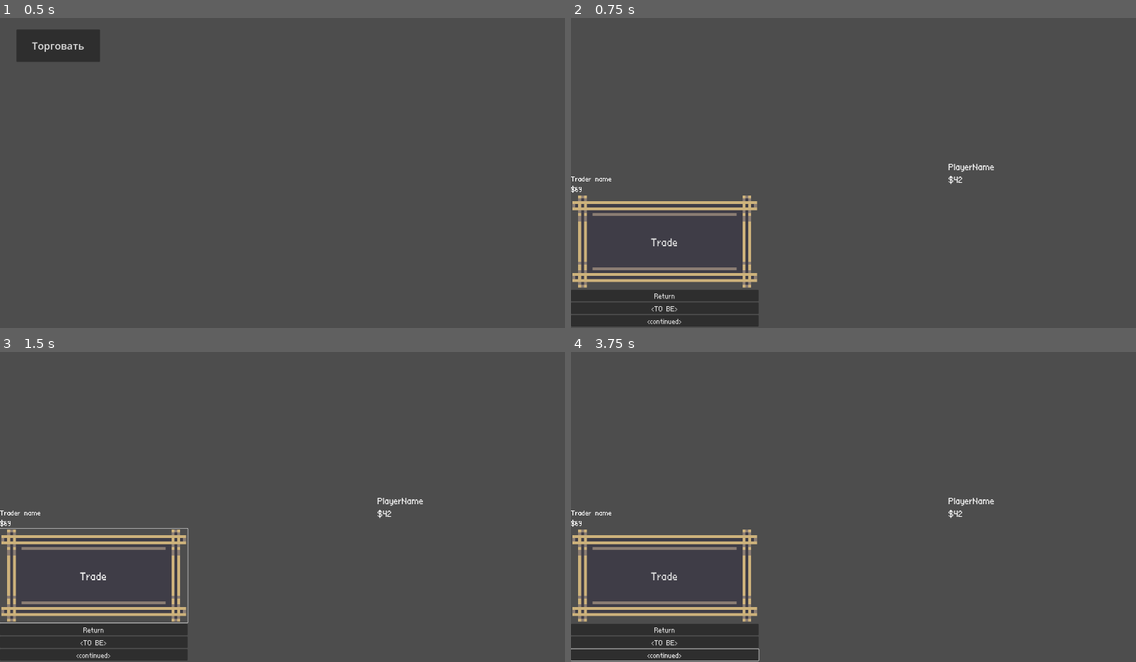
Above: before the commit, frames 1-4 (two rows, left to right).
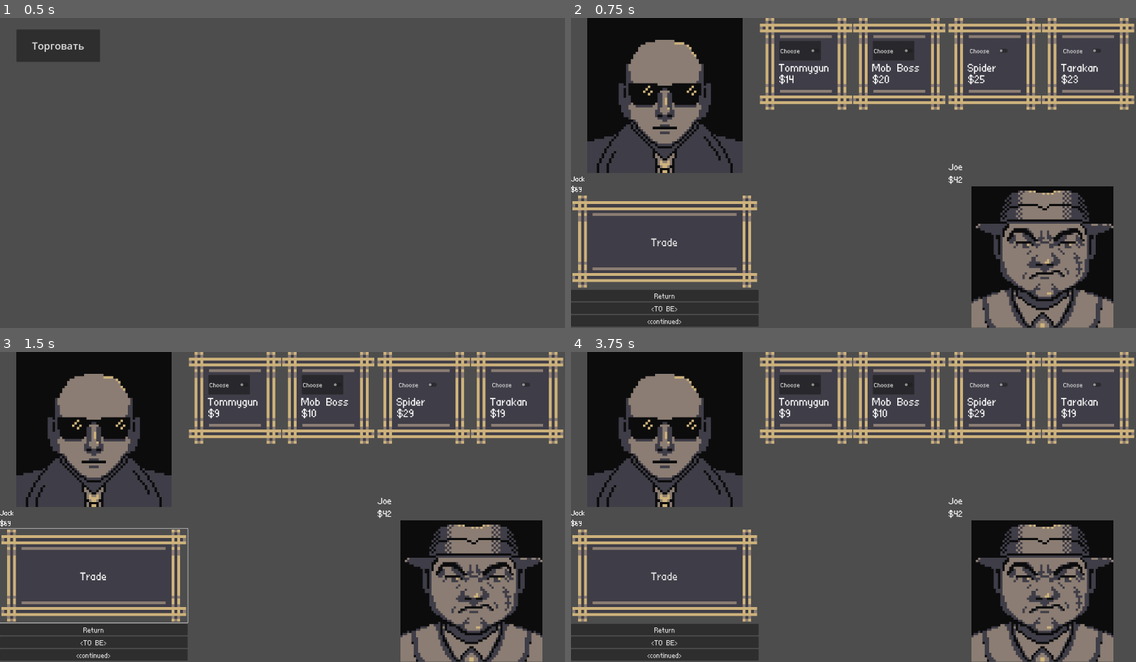
Above: after the commit, the same moments.

Repository: Irbis888/CardTradingGame
Game: Godot game, scene res://TradingStuff/main_trade_screen.tscn
Same seed, same stepped clock (60 frames per second), same inputs: the game is played once before the commit and once after it.
Inputs (mouse positions are in pixels of both pictures, inside the frame that each line leads up to):
- Up to frame 1 (0.5 s): no input
- Up to frame 2 (0.75 s): click "Торговать" at 0.5 s
- Up to frame 3 (1.5 s): click "Trade" at 1.25 s
- Up to frame 4 (3.75 s): click "<TO BE>" at 2 s; click "<continued>" at 2.75 s; click (808, 398) at 3.5 s, where only the run after the commit has a clickable "Tommygun"

Frame 1 is identical in both runs. In frame 2, 27% of the frame differs, in the area x 0-100%, y 0-100%; in frame 3, 27%; in frame 4, 27%.
Error before the commit: Parse Error: Expected opening "(" after function name. (res://globals.gd:13)

Commit message:
Саш вот это работает, чекай

Diff:
--- /dev/null
+++ b/Resources/card_origin.json
@@ -0,0 +1,82 @@
+[{
+"attack": 7.0,
+"defense": 3.0,
+"id": 0.0,
+"magic": 3.0,
+"name": "DraRicci",
+"picture": "draricci.jpg",
+"rarity": 1.0,
+"series": "Dragons"
+}, {
+"attack": 3.0,
+"defense": 7.0,
+"id": 1.0,
+"magic": 5.0,
+"name": "DraVinci",
+"picture": "dravinci.jpg",
+"rarity": 2.0,
+"series": "Dragons"
+}, {
+"attack": 2.0,
+"defense": 2.0,
+"id": 2.0,
+"magic": 1.0,
+"name": "Draci",
+"picture": "draci.jpg",
+"rarity": 0.0,
+"series": "Dragons"
+}, {
+"attack": 3.0,
+"defense": 4.0,
+"id": 3.0,
+"magic": 2.0,
+"name": "VittoLupo",
+"picture": "vittolupo.png",
+"rarity": 2.0,
+"series": "Dragons"
+}, {
+"attack": 4.0,
+"defense": 3.0,
+"id": 4.0,
+"magic": 1.0,
+"name": "TrentinoTrelli",
+"picture": "trentinotrelli.png",
+"rarity": 1.0,
+"series": "Pokes"
+}, {
+"attack": 2.0,
+"defense": 5.0,
+"id": 5.0,
+"magic": 3.0,
+"name": "Pororo",
+"picture": "pororo.png",
+"rarity": 0.0,
+"series": "Ghosts"
+}, {
+"attack": 5.0,
+"defense": 2.0,
+"id": 6.0,
+"magic": 2.0,
+"name": "Chippindale",
+"picture": "chippindale.png",
+"rarity": 3.0,
+"series": "Dragons"
+}, {
+"attack": 3.0,
+"defense": 3.0,
+"id": 7.0,
+"magic": 4.0,
+"name": "JackDonalds",
+"picture": "jackdonalds.png",
+"rarity": 1.0,
+"series": "Pokes"
+}, {
+"attack": 4.0,
+"defense": 4.0,
+"id": 8.0,
+"magic": 1.0,
+"name": "Bobtsovski",
+"picture": "bobtsovski.png",
+"rarity": 2.0,
+"series": "Ghosts"
+}]
--- a/TradingStuff/LogicScripts/cardLogic.gd
+++ b/TradingStuff/LogicScripts/cardLogic.gd
@@ -12,6 +12,7 @@
 
 var series: String
 var picture: Resource
+
 
 func get_literal_name() -> String:
 	match rarity:
@@ -34,8 +35,9 @@
 	self.name = name
 	self.base_price = base_price
 
-func get_price(coeffVector: Vector3i) -> int:
+func get_price() -> int:
 	# Пока просто возвращает базовую цену
+	var coeffVector = Vector3i(1,1,1) * randi()%10
 	var sum = int(Vector3(coeffVector).dot(Vector3(str, def, mag)))
 	sum += (rarity+1) * randf_range(0.5, 1.5) * 20
 	sum *= randf_range(0.8, 1.2)
--- a/TradingStuff/card_button.gd
+++ b/TradingStuff/card_button.gd
@@ -9,6 +9,8 @@
 var chosen: bool = false
 
 func init(card: Card) -> void:
+	var coeffs = Vector3i(5, 3, 7)
+
 	self.cardObject = card
 	name_label.text = cardObject.name
 	price_label.text = "$" + str(cardObject.get_price())
--- a/globals.gd
+++ b/globals.gd
@@ -10,4 +10,5 @@
 func _ready() -> void:
 	pass
 
-func create_cards -> void:
+func create_cards () -> void:
+	pass
--- a/project.godot
+++ b/project.godot
@@ -17,7 +17,7 @@
 
 [autoload]
 
-Globals="res://globals.gd"
+Globals="*res://globals.gd"
 
 [display]
 
Not shown, added: Resources/card_origin.json.txt
